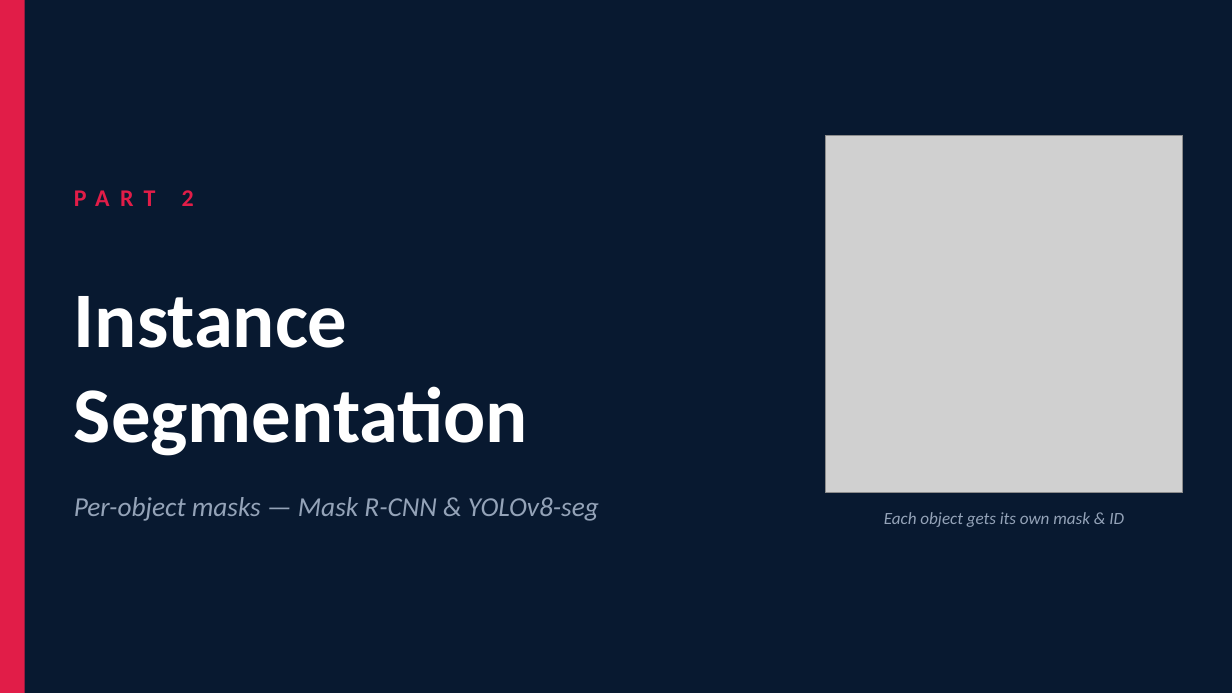
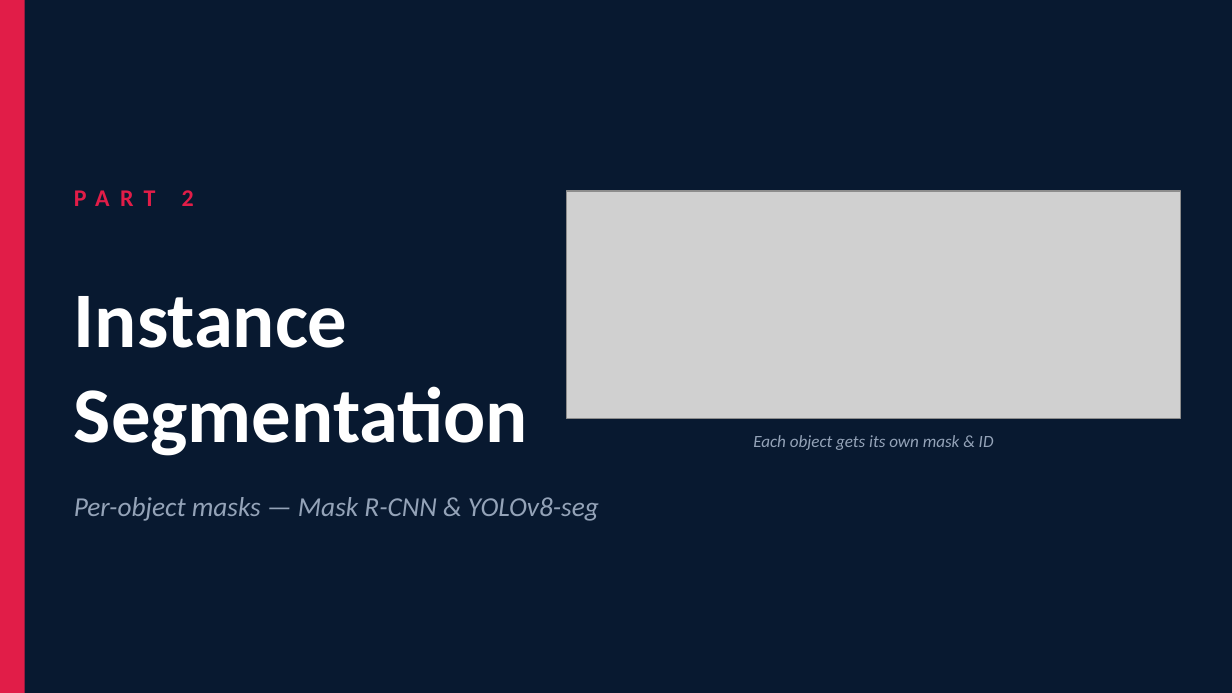
Before and after one commit to ShahZebYousafzai/AI-CV-Lecture, a slide deck: slide 12 of Session 11/Session_11_Segmentation.pptx. Drawn at 1232x693 pixels with LibreOffice and Linux fonts; fonts in the diff are those of the drawing; grey boxes stand for pictures. Boxes give left, top, right and bottom in pixels: in the first picture for what was removed or moved away, otherwise in the second. Text is boxed around its words. In the diff, an @@ line names an element or a change of style, - is before the commit and + after.

```diff
--- a/Session 11/Session_11_Segmentation.pptx
+++ b/Session 11/Session_11_Segmentation.pptx
@@ picture removed at (825,136,1183,493) @@
@@ picture added at (567,191,1180,419) @@
@@ text "Each object gets its own ...": place and size @@
-text "Each object gets its own ..." at (884,512,1124,527)
+text "Each object gets its own ..." at (753,435,994,450)
```
Also in this commit, not shown: 8 other slides changed, 1 other file.
